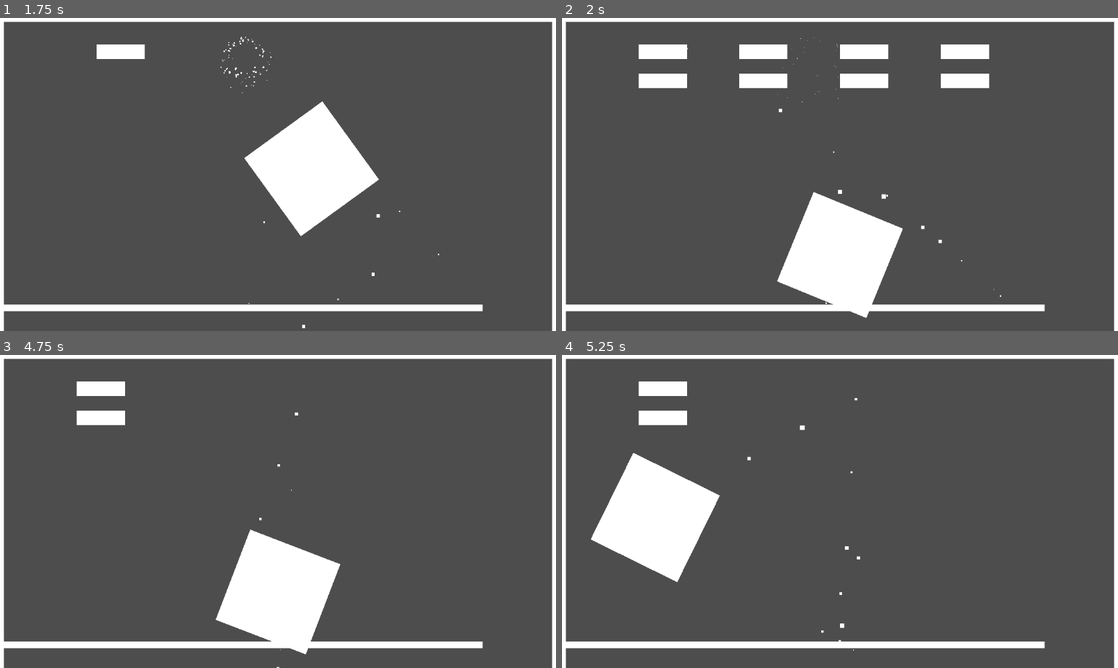
Above: before the commit, frames 1-4 (two rows, left to right).
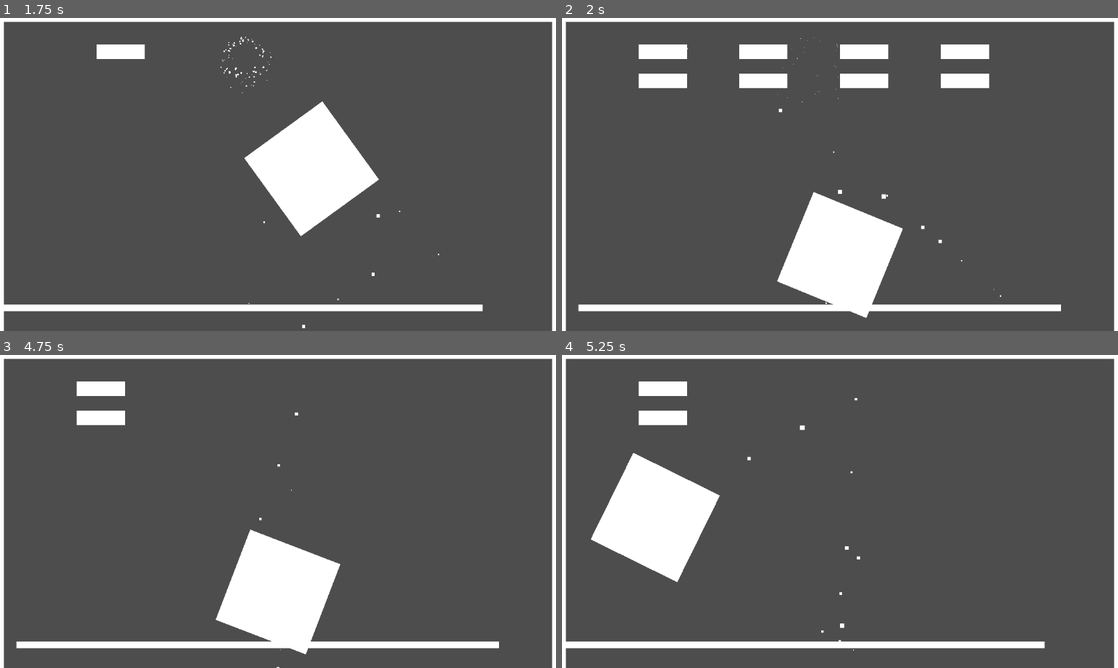
Above: after the commit, the same moments.

Repository: Let-s-Godot-Now/Breakout
Game: Godot game, scene res://tscn/main.tscn
Two runs of this game, one before a commit and one after it. Both use one fixed random seed, a clock stepped at 60 frames per second and the inputs below.
Inputs:
- Up to frame 1 (1.75 s): hold Right (move_right) 0.53-1.28 s; hold Shift (faster_shift) 0.53-1.28 s; hold Left (move_left) from 1.28 s (still down); tap Shift (faster_shift) at 1.35 s
- Up to frame 2 (2 s): keep holding Left (move_left)
- Up to frame 3 (4.75 s): release Left (move_left) at 2.03 s; hold Shift (faster_shift) 2.03-2.78 s; hold Right (move_right) 2.03-3.53 s; tap Shift (faster_shift) at 2.85, 4.35 s; hold Shift (faster_shift) 3.53-4.28 s; hold Left (move_left) from 3.53 s (still down)
- Up to frame 4 (5.25 s): keep holding Left (move_left); hold Shift (faster_shift) from 5.03 s (still down)

Frame 1 is identical in both runs. In frame 2, 0.1% of the frame differs, in the area x 0-90%, y 91-94%; in frame 3, 0.1%; in frame 4, nothing differs.

Commit message:
优化代码

Diff:
--- a/scripts/ball.gd
+++ b/scripts/ball.gd
@@ -33,6 +33,7 @@
 			bounce(0)
 		"leyline of the void":
 			reset()
+			$"../Paddle".reset()
 	if area.get_parent().get_parent() == brick_arr:
 		var particles = load("res://tscn/boom_particles.tscn").instantiate()
 		area.get_parent().get_parent().add_child(particles)
--- a/scripts/brick.gd
+++ b/scripts/brick.gd
@@ -11,7 +11,8 @@
 		if GlobalValue.total_bricks <= GlobalValue.score:
 			print("win")
 			GlobalValue.score = 0
-			get_parent().get_parent().get_node("Ball").reset()
+			$"../../Ball".reset()
+			$"../../Paddle".reset()
 			get_parent().brick_vert_gen_num += 1
 			get_parent().brick_horiz_gen_num += 1
 			get_parent().gen_bricks()
--- a/scripts/panddle.gd
+++ b/scripts/panddle.gd
@@ -12,6 +12,8 @@
 	plane_size = plane.get_rect().size
 	plane_size.x *= scale.x
 
+func reset():
+	position.x = 576
 
 func _process(delta):
 	if Input.is_action_pressed("move_left"):
